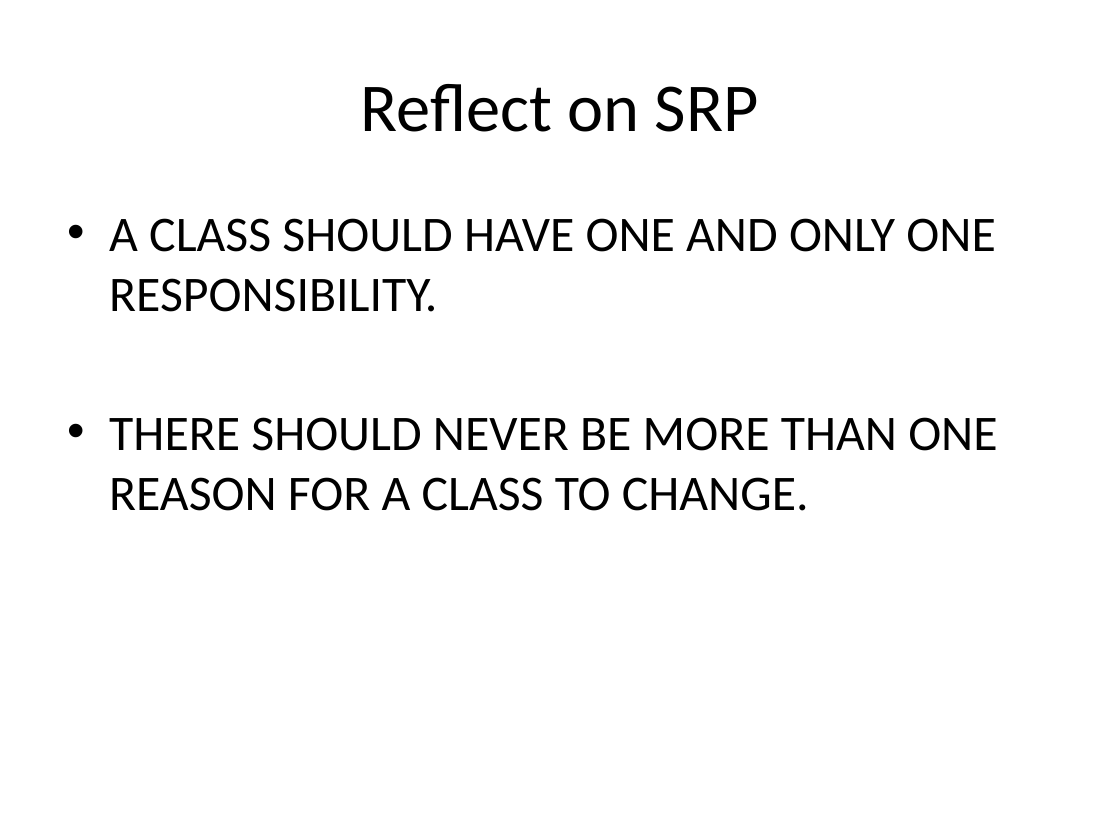
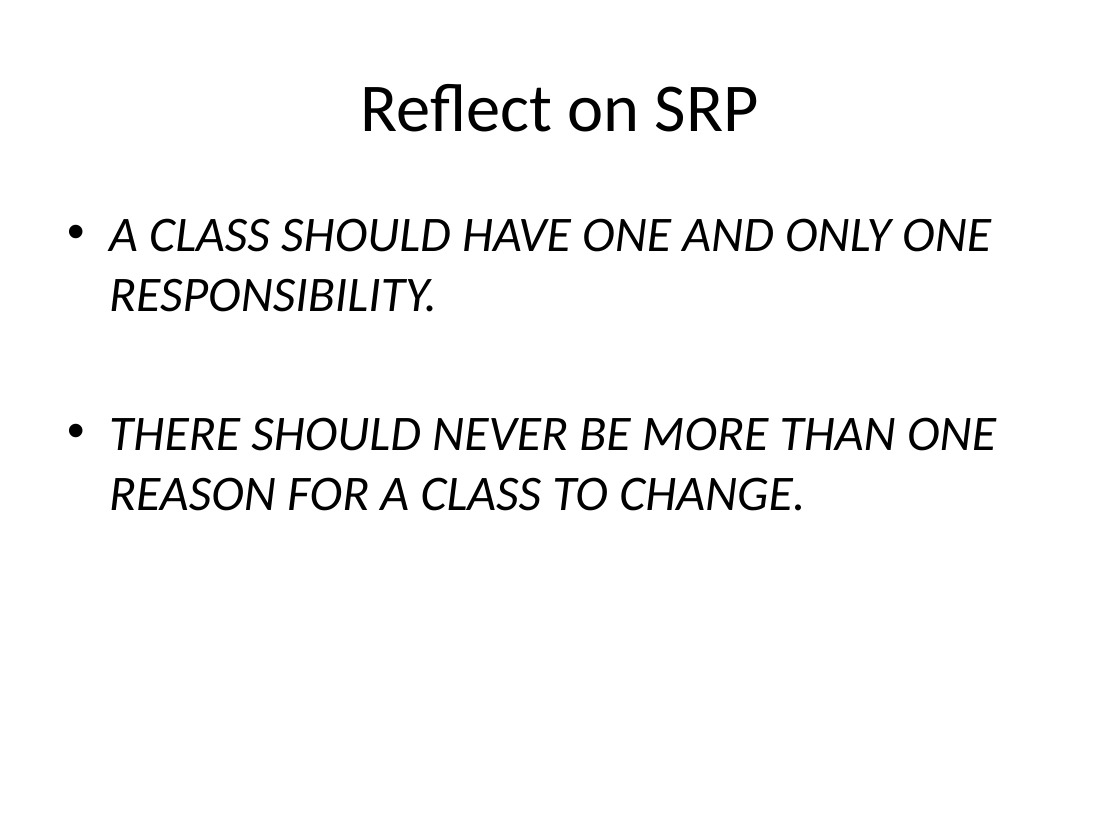
Before and after one commit to sameeri/solid, a slide deck: slide 32 of SOLID Principles of OOD v2.pptx (slide 29 before the commit). Drawn at 1120x840 pixels with LibreOffice and Linux fonts; fonts in the diff are those of the drawing. Boxes give left, top, right and bottom in pixels: in the first picture for what was removed or moved away, otherwise in the second. Text is boxed around its words. In the diff, an @@ line names an element or a change of style, - is before the commit and + after.

```diff
--- a/SOLID Principles of OOD v2.pptx
+++ b/SOLID Principles of OOD v2.pptx
@@ text "A CLASS SHOULD HAVE ONE ..." at bbox=[109, 218, 996, 511]: italic on @@
```
Also in this commit, not shown: 10 other slides changed, 10 slides added, 5 slides removed.
